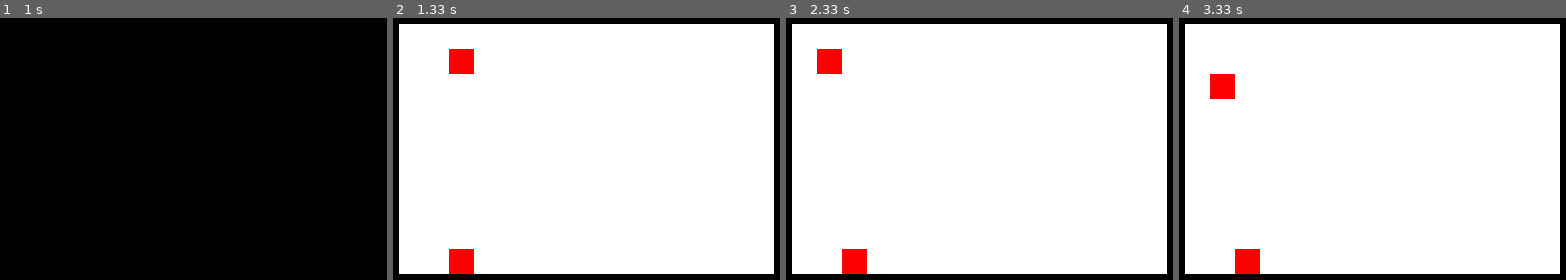
Above: before the commit, frames 1-4 (left to right).
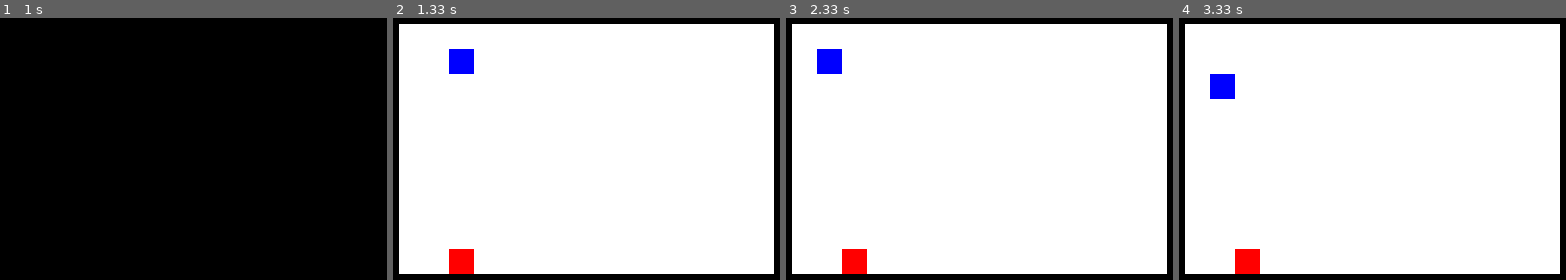
Above: after the commit, the same moments.

Repository: DrStriky/Snake
Game: pygame game, started from main.py
Two runs of this game, one before a commit and one after it. Both use one fixed random seed, a clock stepped at 60 frames per second and the inputs below.
Inputs:
- Up to frame 1 (1 s): hold Up from 0.83 s (still down)
- Up to frame 2 (1.33 s): release Up at 1.3 s
- Up to frame 3 (2.33 s): hold Left from 1.83 s (still down)
- Up to frame 4 (3.33 s): release Left at 2.37 s; hold Down 2.4-3 s

Frame 1 is identical in both runs. In frame 2, 0.6% of the frame differs, in the area x 14-21%, y 11-22%; in frame 3, 0.6%; in frame 4, 0.6%.

Commit message:
spawing food just in valid areas

Diff:
--- a/game.py
+++ b/game.py
@@ -6,9 +6,6 @@
 from board import Board
 from food import Apple
 from interaction_handler import InteractionHandler
-
-
-import time
 
 
 class Game:
@@ -42,9 +39,6 @@
         alive = True
         while alive:
             eaten = False
-            # TODO inter_handler.probable wait()
-
-            time.sleep(1)
 
             self.snake.change_moving_direction(interaction_handler.get_interaction())
 
@@ -63,13 +57,16 @@
                 alive = False
                 print('Your snake touched itself!')
 
+            occupying_matrix = self.get_occupying_matrix(interaction_handler)
             if eaten:
                 self.game_score += self.food.score
-                self.food = Apple((self.random.randint(1, self.board.board_matrix.shape[0]), self.random.randint(1, self.board.board_matrix.shape[1])))
+                valid_fields = [tuple(coord) for coord in np.argwhere(occupying_matrix == interaction_handler.get_encoding_dict()['valid']).tolist()]
+                self.food = Apple(self.random.choice(valid_fields))
+                occupying_matrix = self.get_occupying_matrix(interaction_handler)
             else:
                 self.food.update()
 
-            interaction_handler.draw_board(self.get_occupying_matrix(interaction_handler), self.game_score)
+            interaction_handler.draw_board(occupying_matrix, self.game_score)
 
     def get_occupying_matrix(self, interaction_handler: InteractionHandler) -> np.array:
         symbols = interaction_handler.get_encoding_dict()
@@ -78,7 +75,7 @@
         occupying_matrix[occupying_matrix == 1] = symbols['wall']
         occupying_matrix[occupying_matrix == 0] = symbols['valid']
 
-        if self.snake.body[0:-1]: # just if
+        if self.snake.body[0:-1]: # just print body of snake if there is one
             occupying_matrix[tuple(np.array(self.snake.body[0:-1]).T)] = symbols['snake']
         occupying_matrix[self.snake.body[-1]] = symbols['head']
         occupying_matrix[self.food.position] = symbols['food']
--- a/interaction_handler.py
+++ b/interaction_handler.py
@@ -4,7 +4,7 @@
 
 class BoardEncodingDict(TypedDict):
     """
-    TypedDict class for enconding of different elements in board
+    TypedDict class for encoding of different elements in board
     """
     head: int
     wall: int
--- a/pygame_interactions.py
+++ b/pygame_interactions.py
@@ -55,11 +55,11 @@
             raise Exception('Loading of formatting file is not yet implemented!')
         else:
             self.board_formatting: Dict[BlockFormat] = {
-                'head': {'code': 500, 'color': (0, 0, 255) , 'picture': None},
+                'head': {'code': 101, 'color': (0, 0, 255) , 'picture': None},
                 'wall': {'code': 1, 'color': (0, 0, 0), 'picture': None},
                 'valid': {'code': 0, 'color': (255, 255, 255), 'picture': None},
-                'snake': {'code': 500, 'color': (0, 0, 255) , 'picture': None},
-                'food': {'code': 500, 'color': (255, 0, 0) , 'picture': None}
+                'snake': {'code': 100, 'color': (0, 0, 255) , 'picture': None},
+                'food': {'code': 200, 'color': (255, 0, 0) , 'picture': None}
             }
 
 
@@ -111,8 +111,8 @@
 
         for event in pygame.event.get():
             if event.type == pygame.KEYDOWN:
-                # TODO filter for just valid keys
-                self.moving_direction = key_direction_map[event.key]
+                if event.key in key_direction_map.keys():
+                    self.moving_direction = key_direction_map[event.key]
 
         return self.moving_direction
 
